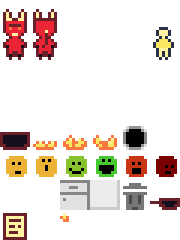
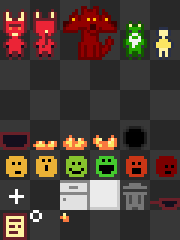
Two versions of the same layered image (180 × 240). Layer-by-layer changes:
painted on "main" over [63, 6, 147, 60]
showed "background" over [0, 0, 180, 240]
